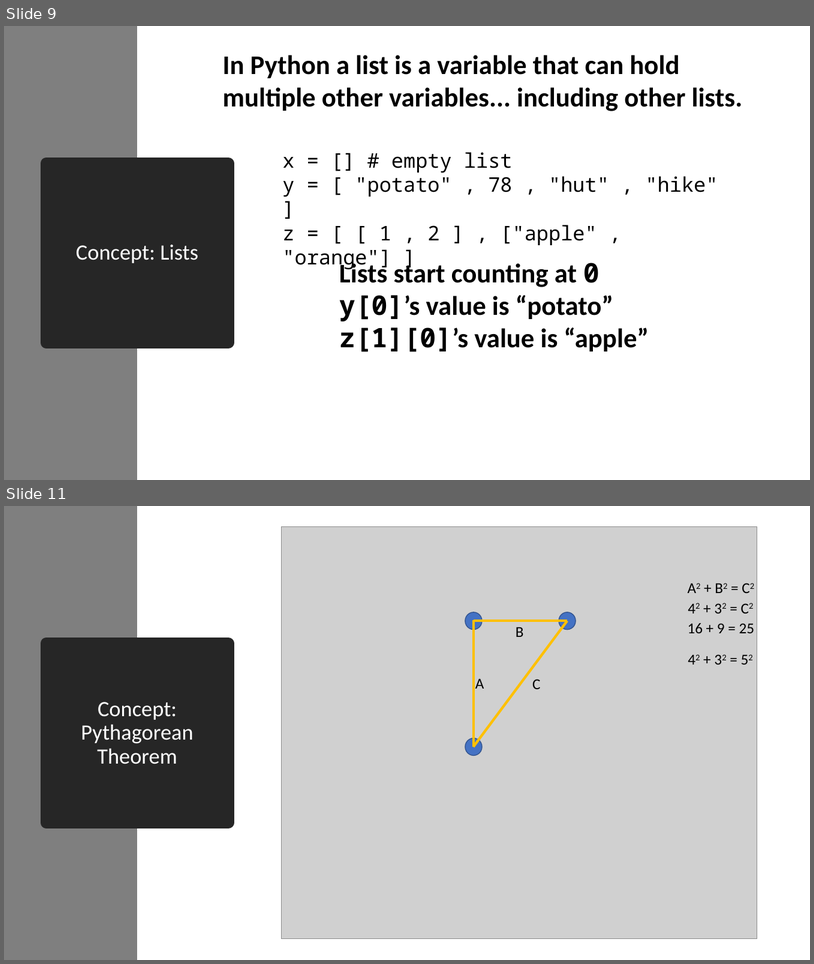
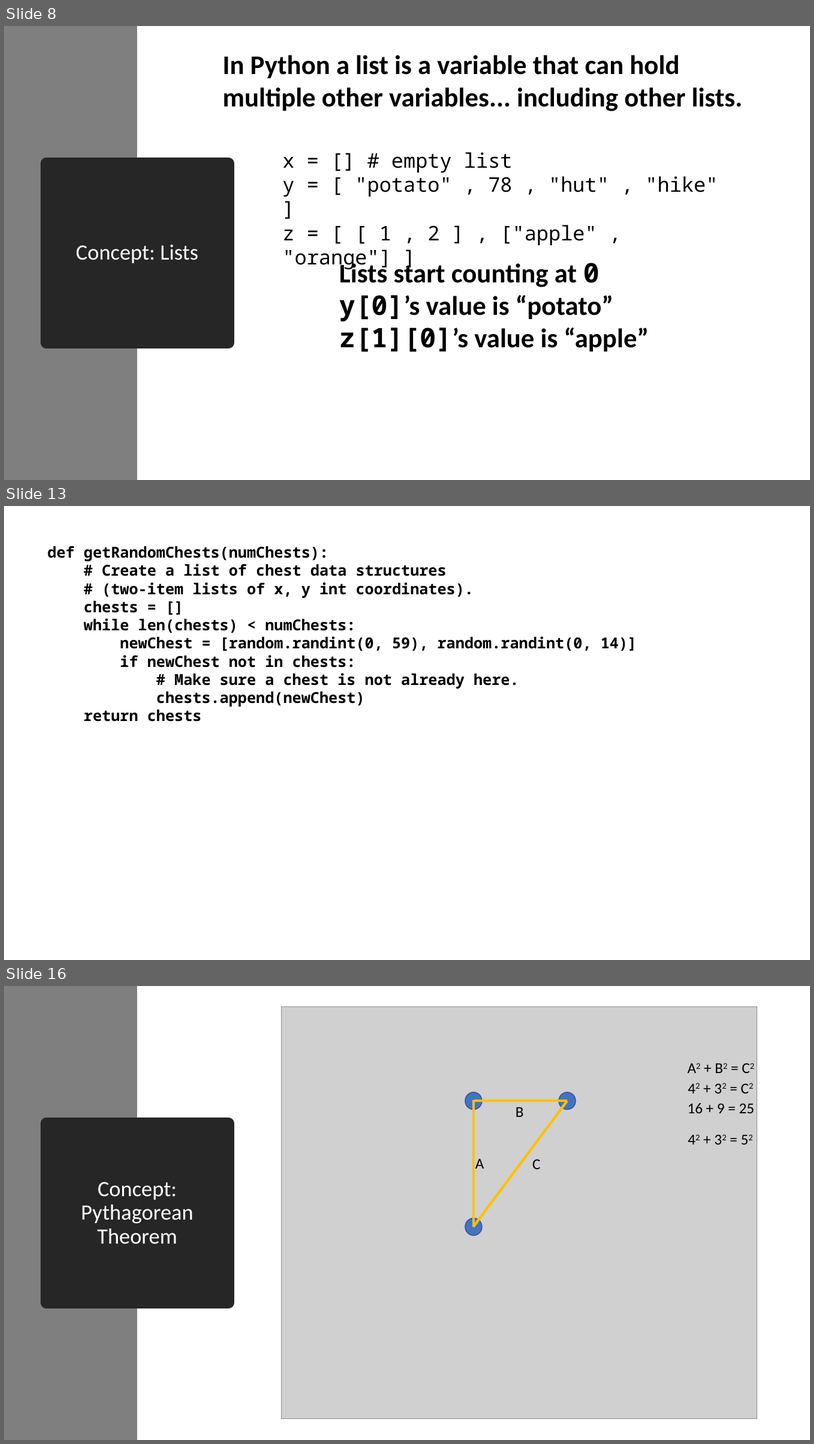
Before and after one commit to seattlecoderdojo/PythonDay-TreasureHunt, a slide deck: Python Day - Intermediate.pptx. Shown one above the other, each under a label of ours: slides 9 and 11 before the commit, slides 8, 13 and 16 after it; the slides between them are not shown. The pictures are 814x964 and 814x1444 pixels, drawn with LibreOffice and Linux fonts; fonts in the diff are those of the drawing; grey boxes stand for pictures. Boxes give left, top, right and bottom in pixels: in the first picture for what was removed or moved away, otherwise in the second. Text is boxed around its words. In the diff, an @@ line names an element or a change of style, - is before the commit and + after.

```diff
--- a/Python Day - Intermediate.pptx
+++ b/Python Day - Intermediate.pptx
@@ slide 13 added at bbox=[4, 506, 810, 960], background #FFFFFF @@
@@ text added at bbox=[47, 546, 637, 721], 18 pt, text #000000, bold @@
+def getRandomChests(numChests):
+# Create a list of chest data structures
+# (two-item lists of x, y int coordinates).
+chests = []
+while len(chests) < numChests:
+newChest = [random.randint(0, 59), random.randint(0, 14)]
+if newChest not in chests:
+# Make sure a chest is not already here.
+chests.append(newChest)
+return chests
@@ what was slide 9 is now slide 8 @@
@@ what was slide 11 is now slide 16 @@
```
Also in this commit, not shown: 1 slide changed, 5 other slides added, 1 slide removed, 5 other files.
